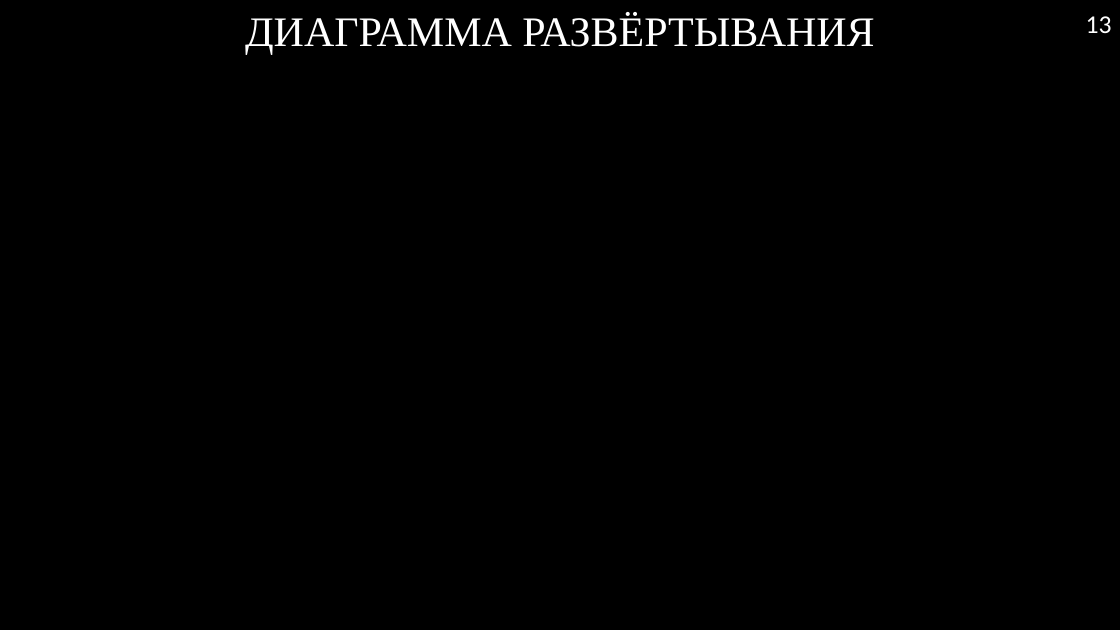
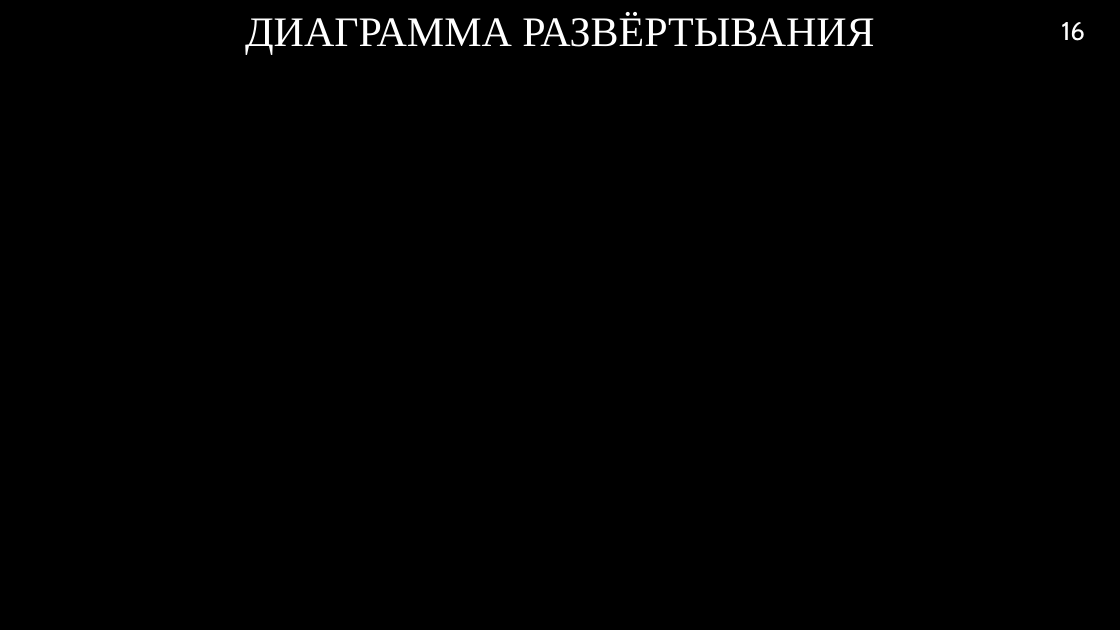
Before and after one commit to RAdKuzur/ASTU, a slide deck: slide 16 of Дипломная работа/Презентация.pptx (slide 13 before the commit). Drawn at 1120x630 pixels with LibreOffice and Linux fonts; fonts in the diff are those of the drawing; background and template pictures are left out. Boxes give left, top, right and bottom in pixels: in the first picture for what was removed or moved away, otherwise in the second. Text is boxed around its words. In the diff, an @@ line names an element or a change of style, - is before the commit and + after.

```diff
--- a/Дипломная работа/Презентация.pptx
+++ b/Дипломная работа/Презентация.pptx
@@ page number added at (1061, 22, 1085, 41), 22 pt, text #FFFFFF @@
+16
@@ page number removed at (1086, 16, 1112, 33) @@
-13
```
Also in this commit, not shown: 3 other slides changed, 7 slides added, 3 slides removed, 1 other file.
